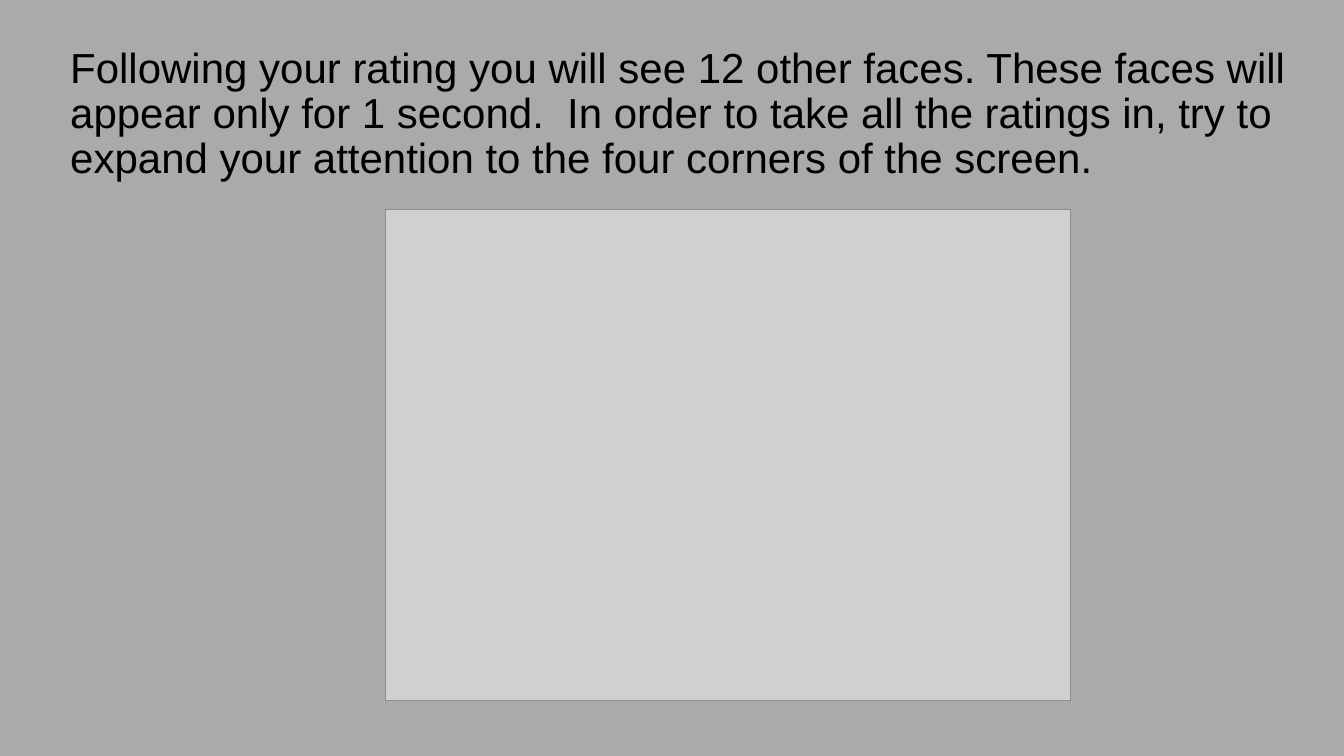
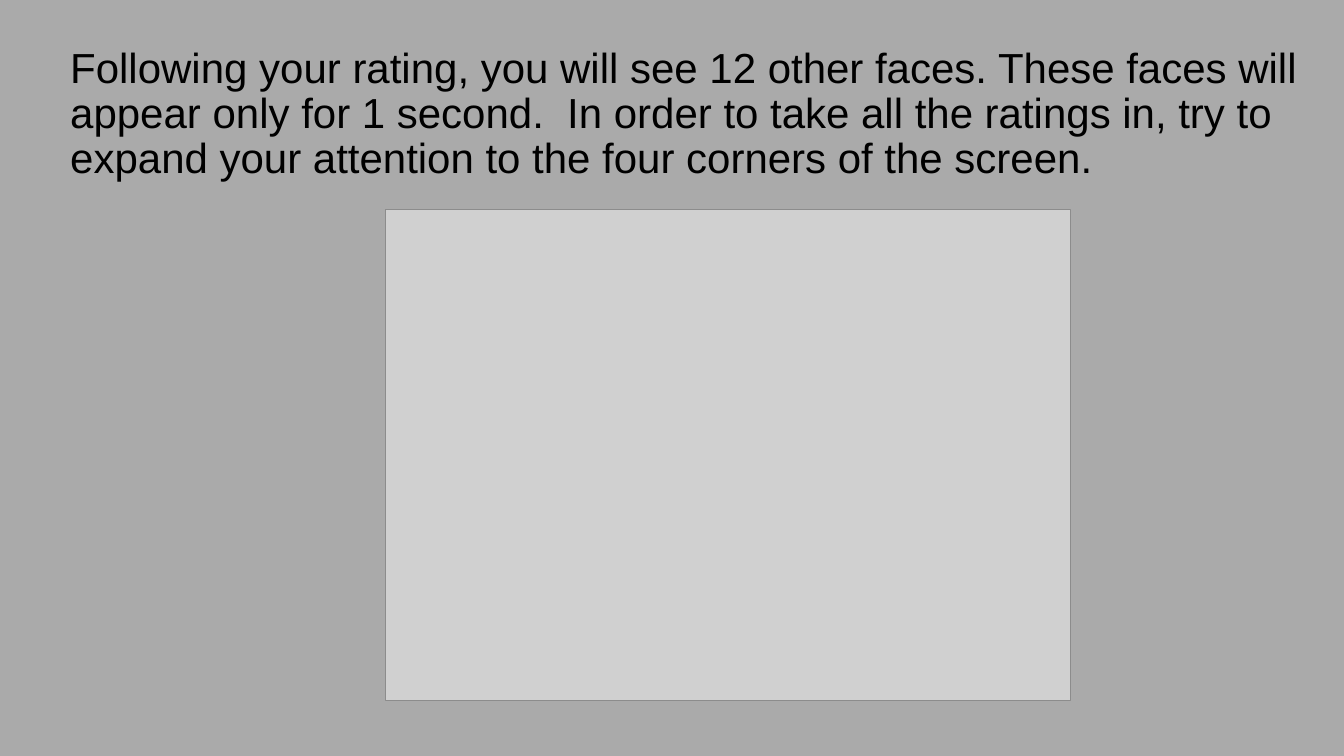
Before and after one commit to GoldenbergLab/task-group-categorization-amit, a slide deck: slide 5 of img/ins_just_ensamble/instructions2.4.19.pptx (slide 4 before the commit). Drawn at 1344x756 pixels with LibreOffice and Linux fonts; fonts in the diff are those of the drawing; grey boxes stand for pictures. Boxes give left, top, right and bottom in pixels: in the first picture for what was removed or moved away, otherwise in the second. Text is boxed around its words. In the diff, an @@ line names an element or a change of style, - is before the commit and + after.

```diff
--- a/img/ins_just_ensamble/instructions2.4.19.pptx
+++ b/img/ins_just_ensamble/instructions2.4.19.pptx
@@ title at [70,52,1296,182]: text changed @@
-Following your rating you will see 12 other faces. These faces will appear only for 1 second. In order to take all the ratings in, try to expand your attention to the four corners of the screen.
+Following your rating, you will see 12 other faces. These faces will appear only for 1 second. In order to take all the ratings in, try to expand your attention to the four corners of the screen.
```
Also in this commit, not shown: 5 other slides changed, 1 slide added, 1 slide removed, 1 other file.
